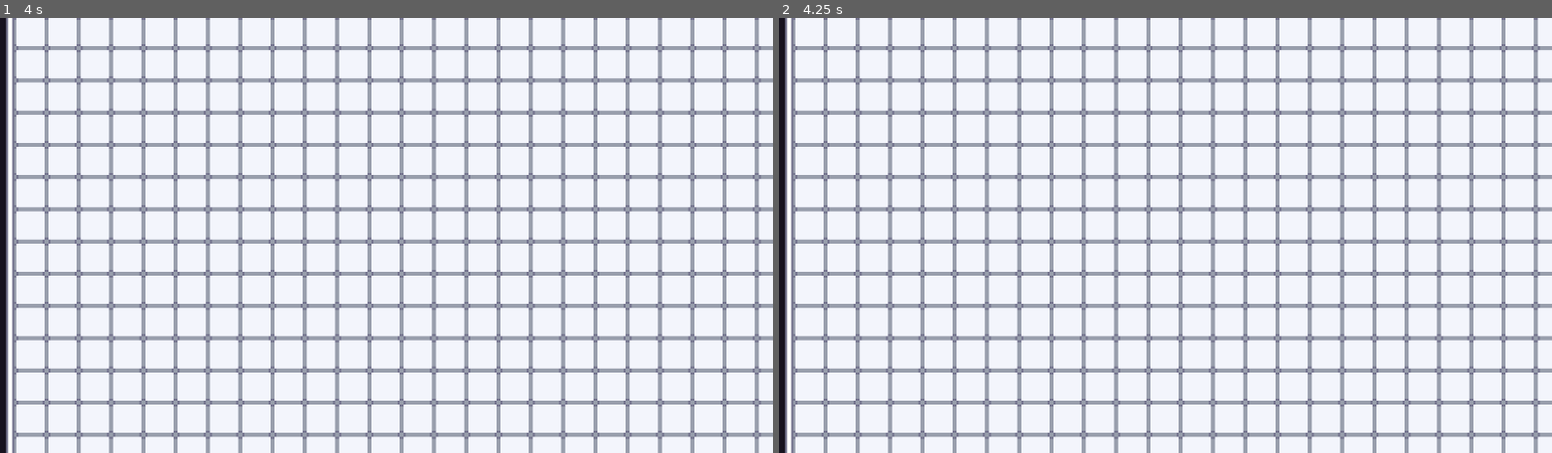
Above: before the commit, frames 1-2 (left to right).
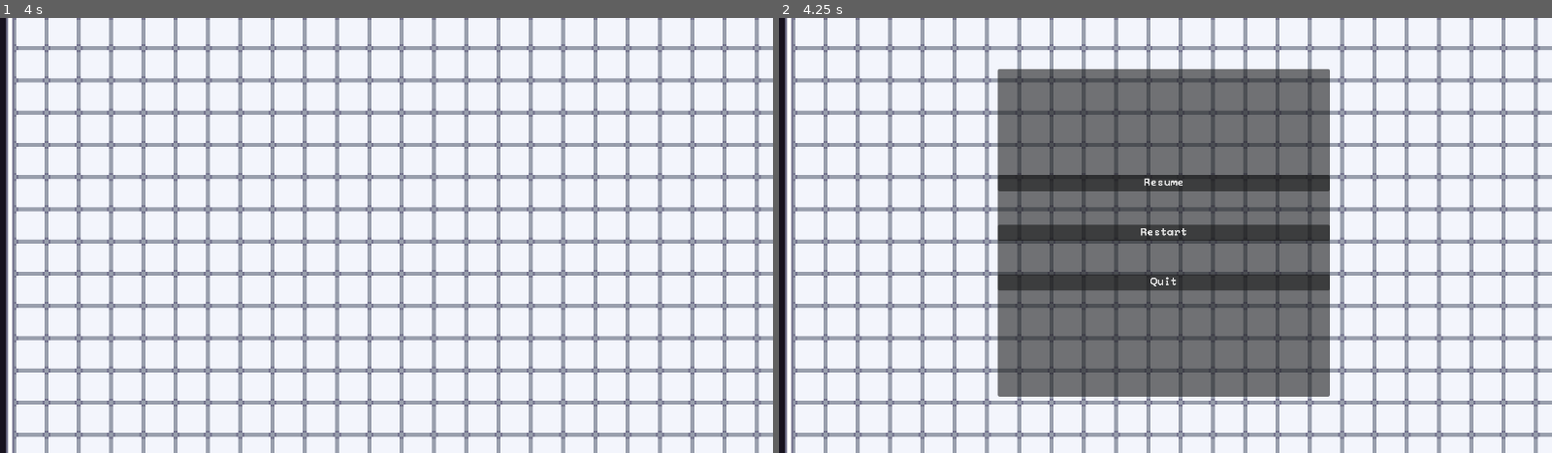
Above: after the commit, the same moments.

Repository: SkylerGoh-dev/GMTK-2024-Game-Jam
Game: Godot game, scene res://Scenes/main.tscn
The game is run twice, just before and just after one commit, with the same random seed, the same clock (stepped at 60 frames per second) and the same inputs.
Inputs:
- Up to frame 1 (4 s): tap Enter (ui_accept) at 0.5, 0.6, 0.77, 1.07, 1.25, 1.35, 1.52, 1.82, 2, 2.1, 2.75, 2.85, 3.02, 3.32, 3.5, 3.6, 3.77 s; hold Right (ui_right) 0.53-2.03 s; hold Left (ui_left) 2.03-2.78 s; hold Right (ui_right) from 2.78 s (still down)
- Up to frame 2 (4.25 s): keep holding Right (ui_right); tap Enter (ui_accept) at 4.07 s; tap Escape (pause, bound only after the commit) at 4.15 s

Frame 1 is identical in both runs. In frame 2, 32% of the frame differs, in the area x 28-72%, y 11-88%.

Commit message:
First instance of pause menu

Diff:
--- /dev/null
+++ b/Scenes/pause_menu.tscn
@@ -0,0 +1,43 @@
+[gd_scene load_steps=3 format=3 uid="uid://88euqeanfjgo"]
+
+[ext_resource type="Script" path="res://Scripts/pause_menu.gd" id="1_i8q42"]
+[ext_resource type="FontFile" uid="uid://c6axm4ixysabq" path="res://Fonts/PeaberryMono.ttf" id="2_gf6dw"]
+
+[node name="CanvasLayer" type="CanvasLayer"]
+visible = false
+script = ExtResource("1_i8q42")
+
+[node name="Control" type="Control" parent="."]
+layout_mode = 3
+anchors_preset = 0
+offset_right = 40.0
+offset_bottom = 40.0
+
+[node name="PauseMenu" type="PanelContainer" parent="Control"]
+process_mode = 3
+offset_left = 328.0
+offset_top = 76.0
+offset_right = 822.0
+offset_bottom = 564.0
+
+[node name="VBoxContainer" type="VBoxContainer" parent="Control/PauseMenu"]
+layout_mode = 2
+theme_override_constants/separation = 50
+alignment = 1
+
+[node name="Resume" type="Button" parent="Control/PauseMenu/VBoxContainer"]
+layout_mode = 2
+theme_override_fonts/font = ExtResource("2_gf6dw")
+text = "Resume"
+
+[node name="Restart" type="Button" parent="Control/PauseMenu/VBoxContainer"]
+layout_mode = 2
+theme_override_fonts/font = ExtResource("2_gf6dw")
+text = "Restart"
+
+[node name="Quit" type="Button" parent="Control/PauseMenu/VBoxContainer"]
+layout_mode = 2
+theme_override_fonts/font = ExtResource("2_gf6dw")
+text = "Quit"
+
+[connection signal="pressed" from="Control/PauseMenu/VBoxContainer/Resume" to="." method="_on_resume_pressed"]
--- /dev/null
+++ b/Scenes/player.tscn
@@ -0,0 +1,28 @@
+[gd_scene load_steps=5 format=3 uid="uid://cdvc6ur3666qx"]
+
+[ext_resource type="Script" path="res://Scripts/player.gd" id="1_7uacg"]
+[ext_resource type="Texture2D" uid="uid://cq58bx1fs8snb" path="res://icon.svg" id="2_0727j"]
+
+[sub_resource type="SpriteFrames" id="SpriteFrames_15buc"]
+animations = [{
+"frames": [{
+"duration": 1.0,
+"texture": ExtResource("2_0727j")
+}],
+"loop": true,
+"name": &"default",
+"speed": 5.0
+}]
+
+[sub_resource type="RectangleShape2D" id="RectangleShape2D_acwgt"]
+size = Vector2(83, 80)
+
+[node name="CharacterBody2D" type="CharacterBody2D"]
+script = ExtResource("1_7uacg")
+
+[node name="AnimatedSprite2D" type="AnimatedSprite2D" parent="."]
+sprite_frames = SubResource("SpriteFrames_15buc")
+
+[node name="CollisionShape2D" type="CollisionShape2D" parent="."]
+position = Vector2(0.5, 4)
+shape = SubResource("RectangleShape2D_acwgt")
--- /dev/null
+++ b/Scripts/Gameplay_Manager.gd
@@ -0,0 +1,8 @@
+extends Node
+
+var pause_menu
+# Called when the node enters the scene tree for the first time.
+func _ready() -> void:
+	pause_menu = preload("res://Scenes/pause_menu.tscn").instantiate()
+	get_tree().get_root().get_node("Main").add_child(pause_menu)
+	print(pause_menu)
--- /dev/null
+++ b/Scripts/pause_menu.gd
@@ -0,0 +1,13 @@
+extends CanvasLayer
+
+func _process(_delta) -> void:
+	if Input.is_action_just_pressed("pause"):
+		get_tree().paused = true
+		show()
+
+func resume():
+	get_tree().paused = false
+	hide()
+
+func _on_resume_pressed() -> void:
+	resume()
--- /dev/null
+++ b/Scripts/player.gd
@@ -0,0 +1,28 @@
+extends CharacterBody2D
+
+
+const SPEED = 300.0
+const JUMP_VELOCITY = -400.0
+
+# Get the gravity from the project settings to be synced with RigidBody nodes.
+var gravity = ProjectSettings.get_setting("physics/2d/default_gravity")
+
+
+func _physics_process(delta):
+	# Add the gravity.
+	if not is_on_floor():
+		velocity.y += gravity * delta
+
+	# Handle jump.
+	if Input.is_action_just_pressed("ui_accept") and is_on_floor():
+		velocity.y = JUMP_VELOCITY
+
+	# Get the input direction and handle the movement/deceleration.
+	# As good practice, you should replace UI actions with custom gameplay actions.
+	var direction = Input.get_axis("ui_left", "ui_right")
+	if direction:
+		velocity.x = direction * SPEED
+	else:
+		velocity.x = move_toward(velocity.x, 0, SPEED)
+
+	move_and_slide()
--- a/project.godot
+++ b/project.godot
@@ -15,6 +15,18 @@
 config/features=PackedStringArray("4.3", "Forward Plus")
 config/icon="res://icon.svg"
 
+[autoload]
+
+GameplayManager="*res://Scripts/Gameplay_Manager.gd"
+
+[input]
+
+pause={
+"deadzone": 0.5,
+"events": [Object(InputEventKey,"resource_local_to_scene":false,"resource_name":"","device":-1,"window_id":0,"alt_pressed":false,"shift_pressed":false,"ctrl_pressed":false,"meta_pressed":false,"pressed":false,"keycode":0,"physical_keycode":4194305,"key_label":0,"unicode":0,"location":0,"echo":false,"script":null)
+]
+}
+
 [rendering]
 
 textures/canvas_textures/default_texture_filter=0
Binary file added: Fonts/PeaberryMono.ttf
Not shown, added: Fonts/PeaberryMono.ttf.import
